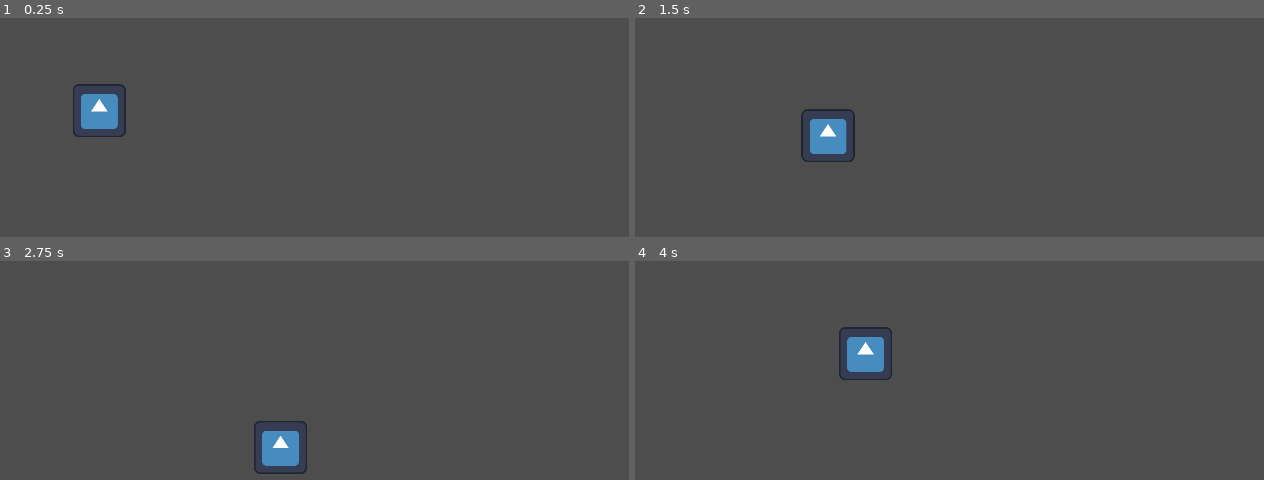
Above: before the commit, frames 1-4 (two rows, left to right).
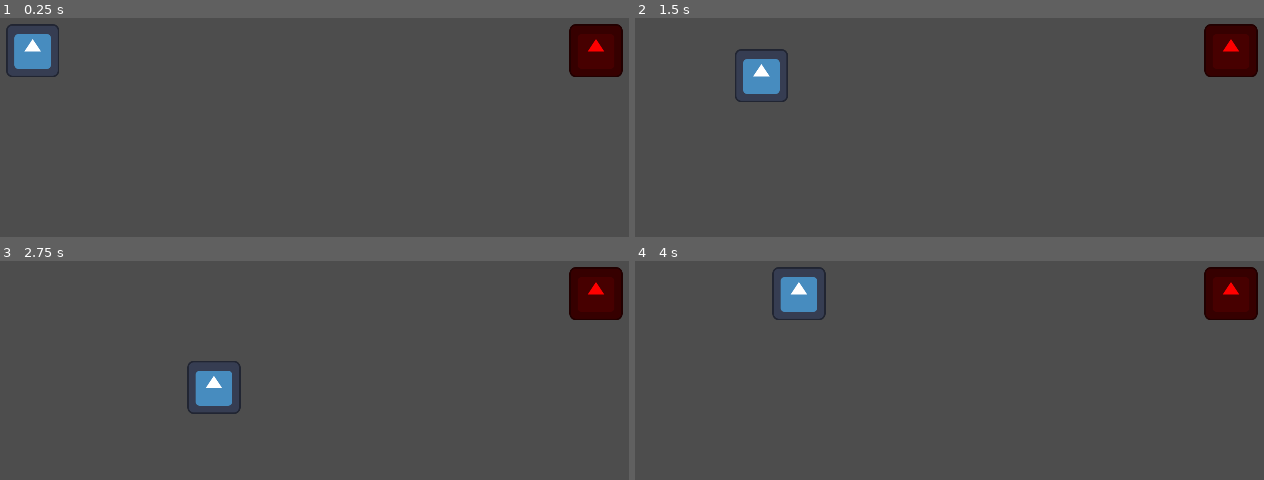
Above: after the commit, the same moments.

Repository: br0kenpixel/gamejam2025
Game: Godot game, scene res://scenes/world.tscn
Two runs of this game, one before a commit and one after it. Both use one fixed random seed, a clock stepped at 60 frames per second and the inputs below. The engine's default icon, where the game draws it, is replaced by a stand-in: a white triangle on a blue panel in a dark square.
Inputs:
- Up to frame 1 (0.25 s): no input
- Up to frame 2 (1.5 s): tap Enter at 0.5 s; hold D (right) 0.53-1.28 s; hold S (down) from 1.28 s (still down)
- Up to frame 3 (2.75 s): release S (down) at 2.03 s; hold D (right) from 2.03 s (still down)
- Up to frame 4 (4 s): release D (right) at 2.78 s; hold W (up) 2.78-3.53 s; hold A (left) from 3.53 s (still down)

The runs differ from the first frame. In frame 1, 4.5% of the frame differs, in the area x 0-100%, y 2-55%; in frame 2, 4.5%, in the area x 15-100%, y 2-66%; in frame 3, 4.5%; in frame 4, 4.5%.

Commit message:
add placeholder enemy

Diff:
--- /dev/null
+++ b/objects/basic_enemy.tscn
@@ -0,0 +1,15 @@
+[gd_scene load_steps=3 format=3 uid="uid://dn84fx1sfutno"]
+
+[ext_resource type="Texture2D" uid="uid://deqxkdm42gq0g" path="res://icon.svg" id="1_miaa8"]
+
+[sub_resource type="RectangleShape2D" id="RectangleShape2D_1vvlf"]
+size = Vector2(128, 128)
+
+[node name="BasicEnemy" type="CharacterBody2D"]
+
+[node name="Sprite" type="Sprite2D" parent="."]
+modulate = Color(1, 0, 0, 1)
+texture = ExtResource("1_miaa8")
+
+[node name="Collider" type="CollisionShape2D" parent="."]
+shape = SubResource("RectangleShape2D_1vvlf")
--- /dev/null
+++ b/scenes/fight.tscn
@@ -0,0 +1,3 @@
+[gd_scene format=3 uid="uid://bd71iqdd0vvxi"]
+
+[node name="Fight" type="Node2D"]
--- a/scenes/world.tscn
+++ b/scenes/world.tscn
@@ -1,8 +1,12 @@
-[gd_scene load_steps=2 format=3 uid="uid://o2q8y6wa7exm"]
+[gd_scene load_steps=3 format=3 uid="uid://o2q8y6wa7exm"]
 
 [ext_resource type="PackedScene" uid="uid://4vx208cspmhs" path="res://objects/player.tscn" id="1_c7mlr"]
+[ext_resource type="PackedScene" uid="uid://dn84fx1sfutno" path="res://objects/basic_enemy.tscn" id="2_8jpyt"]
 
 [node name="World" type="Node2D"]
-position = Vector2(440, 376)
+position = Vector2(280, 232)
 
 [node name="Player" parent="." instance=ExtResource("1_c7mlr")]
+
+[node name="BasicEnemy" parent="." instance=ExtResource("2_8jpyt")]
+position = Vector2(1352, 0)
